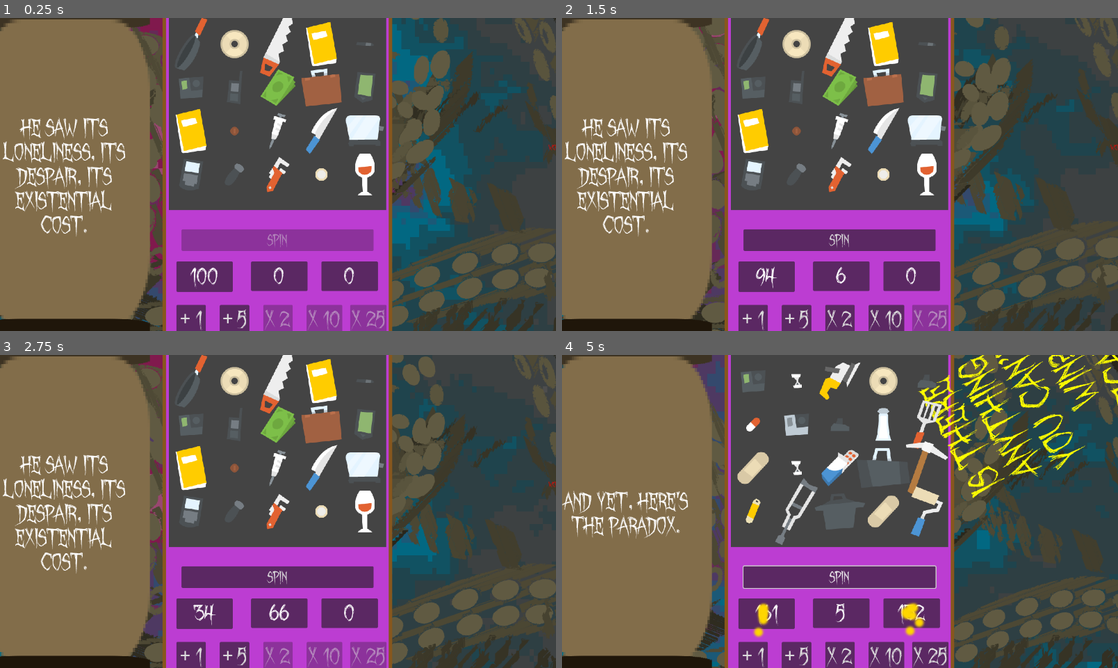
Above: before the commit, frames 1-4 (two rows, left to right).
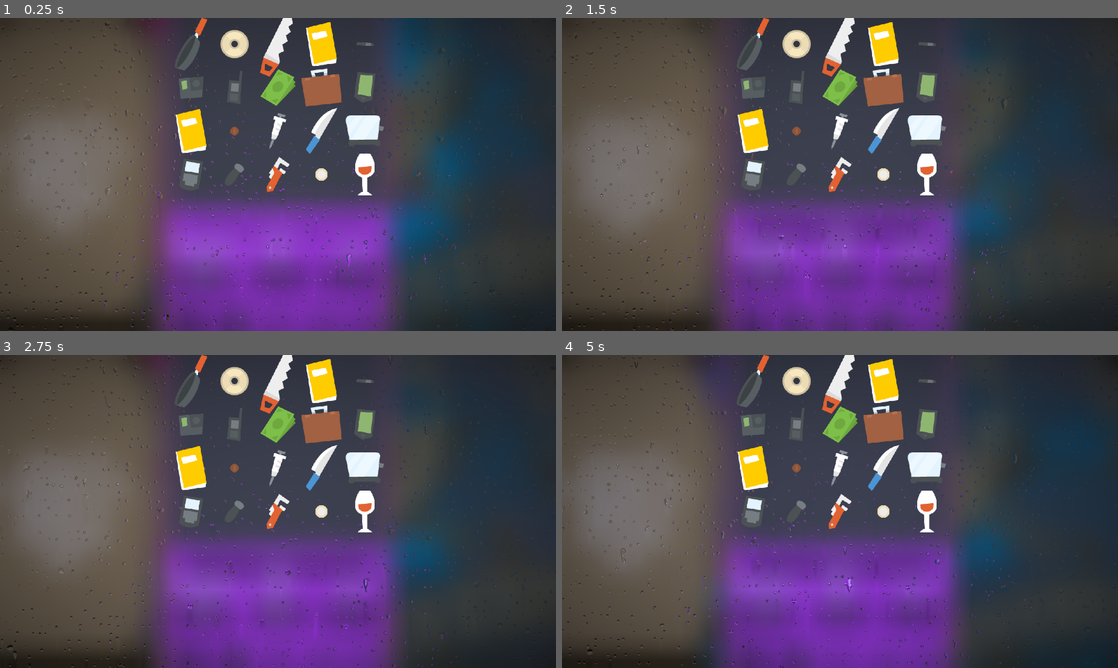
Above: after the commit, the same moments.

Repository: Ciasne14/SteelWorks4
Game: Godot game, scene res://slot_machine.tscn
Same seed, same stepped clock (60 frames per second), same inputs: the game is played once before the commit and once after it. This scene is started directly instead of the project's main scene. Video files are missing from this copy of the repository; at most half a second of black plays in their place.
Inputs (mouse positions are in pixels of both pictures, inside the frame that each line leads up to):
- Up to frame 1 (0.25 s): no input
- Up to frame 2 (1.5 s): tap Enter (spin) at 0.5 s; move the mouse to (962, 158) at 0.52 s; hold Right (right) 0.53-1.28 s; tap Space (add5) at 0.6 s; click (962, 158) at 0.67 s; move the mouse to (728, 190) at 1.27 s; hold Down (down) from 1.28 s (still down); tap Q (bet1) at 1.35 s; click (728, 190) at 1.42 s
- Up to frame 3 (2.75 s): move the mouse to (333, 442) at 2.02 s; release Down (down) at 2.03 s; hold Right (right) from 2.03 s (still down); tap R (bet10) at 2.1 s; click (333, 442) at 2.17 s
- Up to frame 4 (5 s): move the mouse to (812, 574) at 2.77 s; release Right (right) at 2.78 s; hold Up (up) 2.78-3.53 s; tap E (bet2) at 2.85 s; click (812, 574) at 2.92 s; move the mouse to (1006, 558) at 3.52 s; hold Left (left) from 3.53 s (still down); tap T (bet25) at 3.6 s; click (1006, 558) at 3.67 s; move the mouse to (673, 464) at 4.27 s; tap W (bet5) at 4.35 s; click (673, 464) at 4.42 s

The runs differ from the first frame. In frame 1, 57% of the frame differs, in the area x 0-100%, y 0-100%; in frame 2, 56%; in frame 3, 55%; in frame 4, 66%.

Commit message:
slot fix

Diff:
--- /dev/null
+++ b/steelworks-4/old_shader.gdshader
@@ -0,0 +1,111 @@
+shader_type canvas_item;
+
+render_mode unshaded;
+uniform float rain_amount : hint_range(0.0, 1.0) = 0.7;
+uniform float blue_amount : hint_range(0.0, 1.0) = 1.0;
+uniform sampler2D SCREEN_TEXTURE : hint_screen_texture;
+
+const float M_PI = 3.14159;
+const float M_2PI = 6.28318;
+
+vec3 N13(float p) {
+	vec3 p3 = fract(vec3(p) * vec3(.1031, .11369, .13787));
+	p3 += dot(p3, p3.yzx + 19.19);
+	return fract(vec3((p3.x + p3.y) * p3.z, (p3.x + p3.z) * p3.y, (p3.y + p3.z) * p3.x));
+}
+
+float N(float t) {
+	return fract(sin(t * 12345.564) * 7658.76);
+}
+
+float Saw(float b, float t) {
+	return smoothstep(0.0, b, t) * smoothstep(1.0, b, t);
+}
+
+float sdEgg(vec2 p, float ra, float rb) {
+	const float k = sqrt(3.0);
+	p.x = abs(p.x);
+	float r = ra - rb;
+	return ((p.y < 0.0) ? length(vec2(p.x, p.y)) - r : (k * (p.x + r) < p.y) ? length(vec2(p.x, p.y - k * r)) : length(vec2(p.x + r, p.y)) - 2.0 * r) - rb;
+}
+
+vec2 DropLayer2(vec2 uv, float t, vec2 densityScale) {
+	vec2 a = vec2(6.0, 1.0) * densityScale;
+	vec2 grid = a * 2.0;
+	vec2 id = floor(uv * grid);
+	float gridFall = N(id.x) / 3.0 + 0.5;
+
+	uv.y -= t * gridFall / a.y;
+
+	id = floor(uv * grid);
+	uv.y += N(id.x);
+	id = floor(uv * grid);
+	vec2 st = fract(uv * grid) - vec2(0.5, 0.0);
+	vec3 n = N13(id.x * 35.2 + id.y * 2376.1);
+	float x = n.x - 0.5;
+	x += sin(uv.y * 20.0 + sin(uv.y * 20.0)) * (0.5 - abs(x)) * (n.z - 0.5);
+	x *= 0.6;
+	float ti = fract(t * (gridFall + 0.1) + n.z);
+	float y = (Saw(0.85, ti) - 0.5) * 0.9 + 0.5;
+	float dropShape = (ti > 0.85) ? -sin(M_2PI * ti / 0.15) * 0.5 - 0.5 : 0.0;
+	float d = sdEgg((st - vec2(x, y)) * a.yx, 0.0, dropShape);
+	float diameter = N(id.x + id.y) / 7.0 + 0.2;
+	float mainDrop = smoothstep(diameter / 1.5, 0.0, d);
+	float r2 = smoothstep(1.0, y, st.y);
+	float trail = smoothstep(diameter * 0.95 * sqrt(r2), 0.0, abs(st.x - x));
+	trail *= r2 * smoothstep(-0.02, 0.02, st.y - y) * 0.5;
+	return vec2(mainDrop, trail);
+}
+
+float StaticDrops(vec2 uv, float t) {
+	uv *= 40.0;
+	vec2 id = floor(uv);
+	vec3 n = N13(id.x * 106.45 + id.y * 3543.654);
+	vec2 center = (n.xy - 0.5) * 0.6;
+	uv = fract(uv) - 0.5;
+	float d = length(uv - center.xy);
+	float drop = smoothstep(0.3, 0.0, d);
+	float fade = Saw(0.10, fract(t + n.y));
+	return drop * fade * fract(n.z * 27.0);
+}
+
+vec2 Drops(vec2 uv, float t, float l0, float l1, float l2) {
+	float s = StaticDrops(uv, t) * l0;
+	vec2 m1 = DropLayer2(uv, t, vec2(1.0)) * l1;
+	vec2 m2 = DropLayer2(uv * 1.85, t, vec2(1.0)) * l2;
+	float c = smoothstep(0.3, 1.0, s + m1.x + m2.x);
+	return vec2(c, m1.y + m2.y);
+}
+
+void fragment() {
+	vec2 resolution = 1.0 / SCREEN_PIXEL_SIZE;
+	vec2 aspect_uv = (FRAGCOORD.xy - 0.5 * resolution.xy) / resolution.y;
+	float t = TIME * 0.2;
+
+	float staticDrops = smoothstep(-0.5, 1.0, rain_amount) * 2.0;
+	float layer1 = smoothstep(0.25, 0.75, rain_amount);
+	float layer2 = smoothstep(0.0, 0.5, rain_amount);
+
+	vec2 c = Drops(aspect_uv, t, staticDrops, layer1, layer2);
+
+	vec2 e = 0.5 / resolution;
+	float cx = Drops(aspect_uv + vec2(e.x, 0.0), t, staticDrops, layer1, layer2).x;
+	float cy = Drops(aspect_uv + vec2(0.0, e.y), t, staticDrops, layer1, layer2).x;
+	vec2 n = vec2(cx - c.x, cy - c.x);
+
+	float maxBlur = mix(3.0, 6.0, rain_amount);
+	float minBlur = 2.0;
+	float focus = mix(maxBlur - c.y, minBlur, smoothstep(0.1, 0.2, c.x));
+
+	vec3 col = textureLod(SCREEN_TEXTURE, SCREEN_UV + n, focus).rgb;
+
+	vec3 target_color = mix(vec3(1.0), vec3(0.8, 0.9, 1.3), blue_amount);
+
+	float colFade = sin(t * 0.2) * 0.5 + 0.5;
+	col *= mix(vec3(1.0), target_color, colFade);
+
+	vec2 vignette_uv = SCREEN_UV - 0.5;
+	col *= 1.0 - dot(vignette_uv, vignette_uv);
+
+	COLOR = vec4(col, 1.0);
+}
--- /dev/null
+++ b/steelworks-4/old_shader.tscn
@@ -0,0 +1,25 @@
+[gd_scene load_steps=3 format=3 uid="uid://cdhupjxsskcdo"]
+
+[ext_resource type="Shader" uid="uid://b33yr548uaomk" path="res://old_shader.gdshader" id="1_l2wfu"]
+
+[sub_resource type="ShaderMaterial" id="ShaderMaterial_vurx3"]
+shader = ExtResource("1_l2wfu")
+shader_parameter/rain_amount = 0.7
+shader_parameter/blue_amount = 1.0
+
+[node name="OldShader" type="Control"]
+layout_mode = 3
+anchors_preset = 15
+anchor_right = 1.0
+anchor_bottom = 1.0
+grow_horizontal = 2
+grow_vertical = 2
+
+[node name="ColorRect" type="ColorRect" parent="."]
+material = SubResource("ShaderMaterial_vurx3")
+layout_mode = 1
+anchors_preset = 15
+anchor_right = 1.0
+anchor_bottom = 1.0
+grow_horizontal = 2
+grow_vertical = 2
--- a/steelworks-4/slot_machine.tscn
+++ b/steelworks-4/slot_machine.tscn
@@ -23,6 +23,7 @@
 [ext_resource type="Texture2D" uid="uid://dr2towgkdq86a" path="res://button.png" id="20_h3lt6"]
 [ext_resource type="FontFile" uid="uid://bfu223jr6vile" path="res://October Crow.ttf" id="21_qbg7i"]
 [ext_resource type="VideoStream" uid="uid://bk8taou5eme5k" path="res://win.ogv" id="22_vgm0d"]
+[ext_resource type="PackedScene" uid="uid://cdhupjxsskcdo" path="res://old_shader.tscn" id="24_4v34l"]
 
 [sub_resource type="ShaderMaterial" id="ShaderMaterial_4tvcy"]
 shader = ExtResource("12_3ucdj")
@@ -84,45 +85,6 @@
 "transitions": PackedFloat32Array(1, 1, 1),
 "update": 0,
 "values": [Vector2(290, 97), Vector2(649, -28), Vector2(877, 200)]
-}
-
-[sub_resource type="Animation" id="Animation_mcdas"]
-length = 0.001
-tracks/0/type = "value"
-tracks/0/imported = false
-tracks/0/enabled = true
-tracks/0/path = NodePath("Control/Info:theme_override_font_sizes/font_size")
-tracks/0/interp = 1
-tracks/0/loop_wrap = true
-tracks/0/keys = {
-"times": PackedFloat32Array(0),
-"transitions": PackedFloat32Array(1),
-"update": 1,
-"values": [null]
-}
-tracks/1/type = "value"
-tracks/1/imported = false
-tracks/1/enabled = true
-tracks/1/path = NodePath("Control:rotation")
-tracks/1/interp = 1
-tracks/1/loop_wrap = true
-tracks/1/keys = {
-"times": PackedFloat32Array(0),
-"transitions": PackedFloat32Array(1),
-"update": 0,
-"values": [0.0]
-}
-tracks/2/type = "value"
-tracks/2/imported = false
-tracks/2/enabled = true
-tracks/2/path = NodePath("Control:position")
-tracks/2/interp = 1
-tracks/2/loop_wrap = true
-tracks/2/keys = {
-"times": PackedFloat32Array(0),
-"transitions": PackedFloat32Array(1),
-"update": 0,
-"values": [Vector2(877, 185)]
 }
 
 [sub_resource type="Animation" id="Animation_4v34l"]
@@ -154,6 +116,45 @@
 "values": [80, 90, 80, 90, 80]
 }
 
+[sub_resource type="Animation" id="Animation_mcdas"]
+length = 0.001
+tracks/0/type = "value"
+tracks/0/imported = false
+tracks/0/enabled = true
+tracks/0/path = NodePath("Control/Info:theme_override_font_sizes/font_size")
+tracks/0/interp = 1
+tracks/0/loop_wrap = true
+tracks/0/keys = {
+"times": PackedFloat32Array(0),
+"transitions": PackedFloat32Array(1),
+"update": 1,
+"values": [null]
+}
+tracks/1/type = "value"
+tracks/1/imported = false
+tracks/1/enabled = true
+tracks/1/path = NodePath("Control:rotation")
+tracks/1/interp = 1
+tracks/1/loop_wrap = true
+tracks/1/keys = {
+"times": PackedFloat32Array(0),
+"transitions": PackedFloat32Array(1),
+"update": 0,
+"values": [0.0]
+}
+tracks/2/type = "value"
+tracks/2/imported = false
+tracks/2/enabled = true
+tracks/2/path = NodePath("Control:position")
+tracks/2/interp = 1
+tracks/2/loop_wrap = true
+tracks/2/keys = {
+"times": PackedFloat32Array(0),
+"transitions": PackedFloat32Array(1),
+"update": 0,
+"values": [Vector2(877, 185)]
+}
+
 [sub_resource type="AnimationLibrary" id="AnimationLibrary_4v34l"]
 _data = {
 &"PlayAnim": SubResource("Animation_vgm0d"),
@@ -283,9 +284,9 @@
 [node name="Button" type="Button" parent="."]
 custom_minimum_size = Vector2(442, 50)
 offset_left = -22.0
-offset_top = 426.0
+offset_top = 405.0
 offset_right = 420.0
-offset_bottom = 457.0
+offset_bottom = 455.0
 theme_override_fonts/font = ExtResource("21_qbg7i")
 theme_override_font_sizes/font_size = 32
 disabled = true
@@ -381,6 +382,19 @@
 theme_override_fonts/font = ExtResource("21_qbg7i")
 theme_override_font_sizes/font_size = 50
 text = "100"
+horizontal_alignment = 1
+vertical_alignment = 1
+
+[node name="AvailableTickets2" type="Label" parent="AvailablePanel"]
+custom_minimum_size = Vector2(130, 69)
+layout_mode = 0
+offset_left = -13.0
+offset_top = -56.0
+offset_right = 138.0
+offset_bottom = 13.0
+theme_override_fonts/font = ExtResource("21_qbg7i")
+theme_override_font_sizes/font_size = 50
+text = "Tickets"
 horizontal_alignment = 1
 vertical_alignment = 1
 
@@ -410,6 +424,18 @@
 horizontal_alignment = 1
 vertical_alignment = 1
 
+[node name="Bet2" type="Label" parent="BetPanel"]
+custom_minimum_size = Vector2(130, 68)
+layout_mode = 0
+offset_top = -56.0
+offset_right = 130.0
+offset_bottom = 12.0
+theme_override_fonts/font = ExtResource("21_qbg7i")
+theme_override_font_sizes/font_size = 50
+text = "BET"
+horizontal_alignment = 1
+vertical_alignment = 1
+
 [node name="LastWon" type="Panel" parent="."]
 custom_minimum_size = Vector2(130, 68)
 offset_left = 300.0
@@ -425,6 +451,18 @@
 theme_override_fonts/font = ExtResource("21_qbg7i")
 theme_override_font_sizes/font_size = 50
 text = "0"
+horizontal_alignment = 1
+vertical_alignment = 1
+
+[node name="LastWon3" type="Label" parent="LastWon"]
+custom_minimum_size = Vector2(130, 68)
+layout_mode = 0
+offset_top = -55.0
+offset_right = 130.0
+offset_bottom = 13.0
+theme_override_fonts/font = ExtResource("21_qbg7i")
+theme_override_font_sizes/font_size = 50
+text = "Won"
 horizontal_alignment = 1
 vertical_alignment = 1
 
@@ -547,10 +585,20 @@
 theme_override_colors/font_color = Color(1, 0, 0, 1)
 theme_override_colors/font_outline_color = Color(18.892157, 18.892157, 18.892157, 1)
 theme_override_fonts/font = ExtResource("21_qbg7i")
-text = "Wow, wygrałeś!"
 horizontal_alignment = 1
 vertical_alignment = 1
 autowrap_mode = 2
+
+[node name="OldShader" parent="." instance=ExtResource("24_4v34l")]
+anchors_preset = -1
+anchor_left = -0.63900006
+anchor_top = -0.80100006
+anchor_bottom = 1.6430001
+offset_left = -155.07996
+offset_top = -45.27997
+offset_right = 270.0
+offset_bottom = -44.960083
+mouse_filter = 1
 
 [node name="AnimationPlayer" type="AnimationPlayer" parent="."]
 libraries = {
Not shown, added: steelworks-4/old_shader.gdshader.uid
Not shown: 1 places in steelworks-4/slot_machine.tscn that only renumber resources
